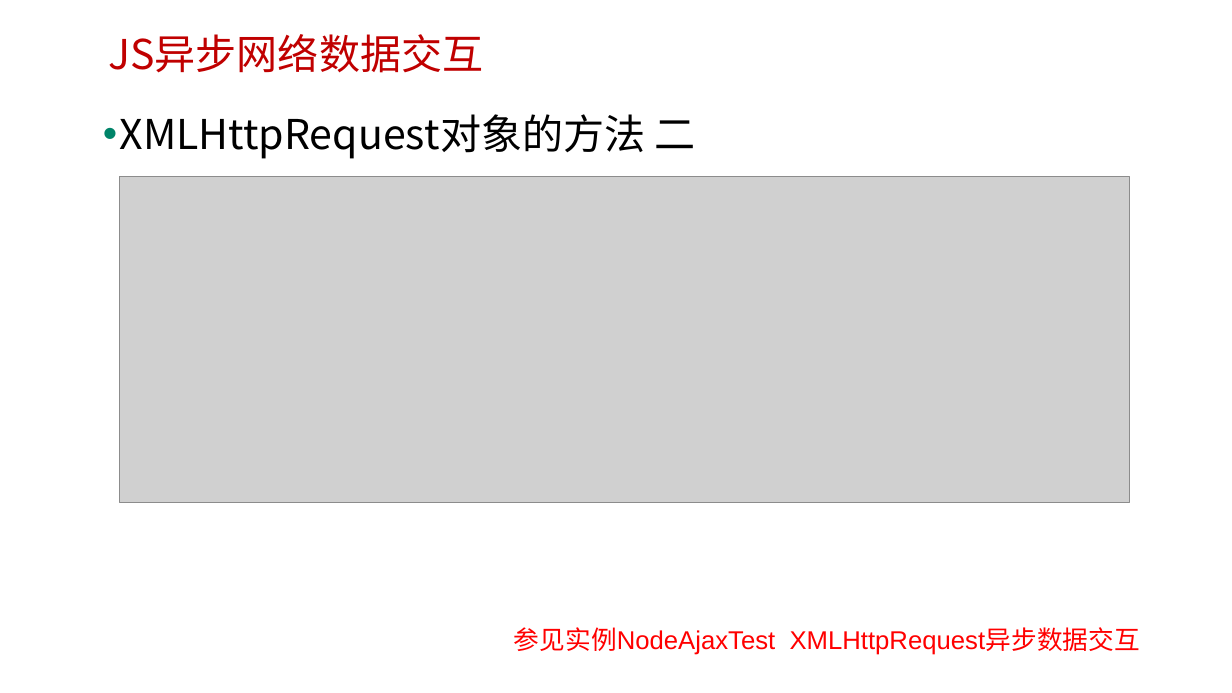
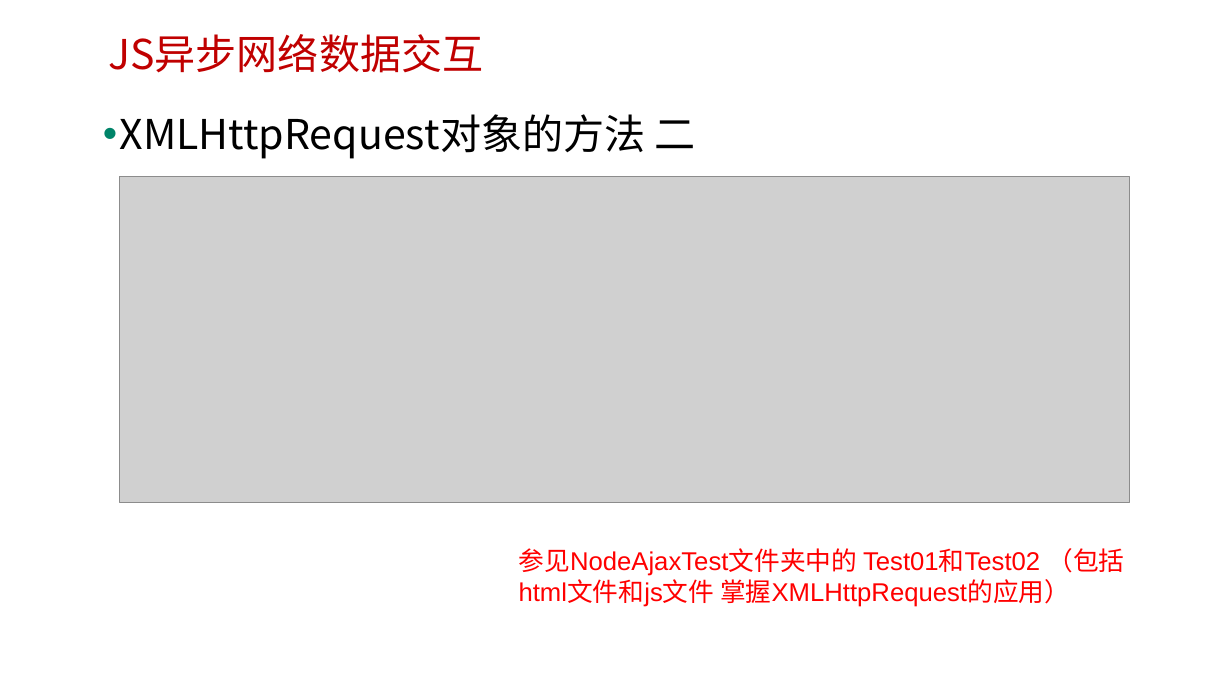
Before and after one commit to edu2act/course-javascript-advanced, a slide deck: slide 13 of 课程PPT/26.JS异步与网络数据交互.pptx (slide 12 before the commit). Drawn at 1232x693 pixels with LibreOffice and Linux fonts; fonts in the diff are those of the drawing; grey boxes stand for pictures; background and template pictures are left out. Boxes give left, top, right and bottom in pixels: in the first picture for what was removed or moved away, otherwise in the second. Text is boxed around its words. In the diff, an @@ line names an element or a change of style, - is before the commit and + after.

```diff
--- a/课程PPT/26.JS异步与网络数据交互.pptx
+++ b/课程PPT/26.JS异步与网络数据交互.pptx
@@ text at (519, 548, 1124, 607): text changed @@
-参见实例NodeAjaxTest XMLHttpRequest异步数据交互
+参见NodeAjaxTest文件夹中的 Test01和Test02 （包括html文件和js文件 掌握XMLHttpRequest的应用）
```
Also in this commit, not shown: 1 other slide changed, 2 slides added, 14 other files.
